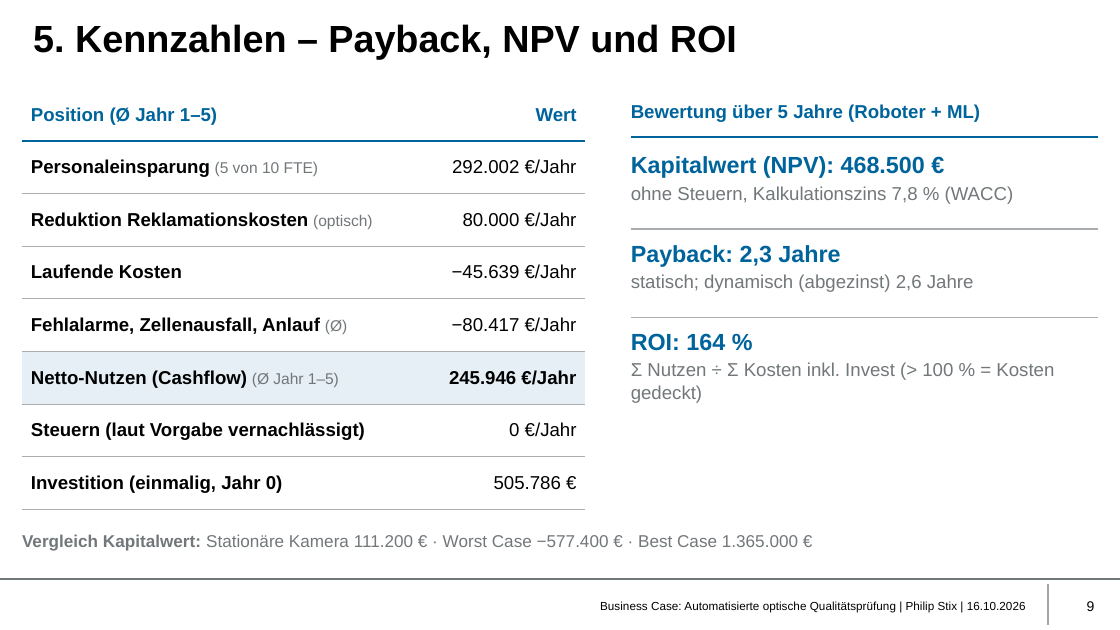
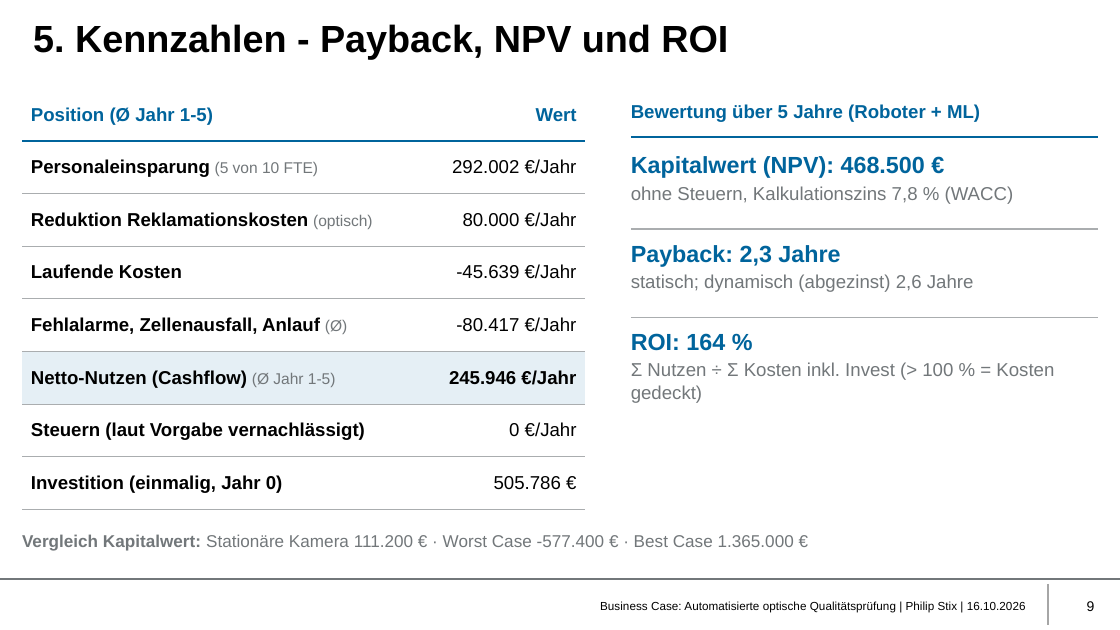
Before and after one commit to philip-stack/MRE3-bGUS, a slide deck: slide 9 of 01 Abgabe/Business Case Qualitätsprüfung - Philip Stix.pptx. Drawn at 1120x630 pixels with LibreOffice and Linux fonts; fonts in the diff are those of the drawing; background and template pictures are left out. Boxes give left, top, right and bottom in pixels: in the first picture for what was removed or moved away, otherwise in the second. Text is boxed around its words. In the diff, an @@ line names an element or a change of style, - is before the commit and + after.

```diff
--- a/01 Abgabe/Business Case Qualitätsprüfung - Philip Stix.pptx
+++ b/01 Abgabe/Business Case Qualitätsprüfung - Philip Stix.pptx
@@ title at <box>33,24,728,59</box>: text changed @@
-5. Kennzahlen – Payback, NPV und ROI
+5. Kennzahlen - Payback, NPV und ROI
@@ table at <box>22,88,586,510</box> @@
-row 1, column 1: Position (Ø Jahr 1–5)
+row 1, column 1: Position (Ø Jahr 1-5)
-row 4, column 2: −45.639 €/Jahr
+row 4, column 2: -45.639 €/Jahr
-row 5, column 2: −80.417 €/Jahr
+row 5, column 2: -80.417 €/Jahr
-row 6, column 1: Netto-Nutzen (Cashflow) (Ø Jahr 1–5)
+row 6, column 1: Netto-Nutzen (Cashflow) (Ø Jahr 1-5)
@@ text at <box>22,534,794,551</box>: text changed @@
-Vergleich Kapitalwert: Stationäre Kamera 111.200 € · Worst Case −577.400 € · Best Case 1.365.000 €
+Vergleich Kapitalwert: Stationäre Kamera 111.200 € · Worst Case -577.400 € · Best Case 1.365.000 €
```
Also in this commit, not shown: 8 other slides changed.
